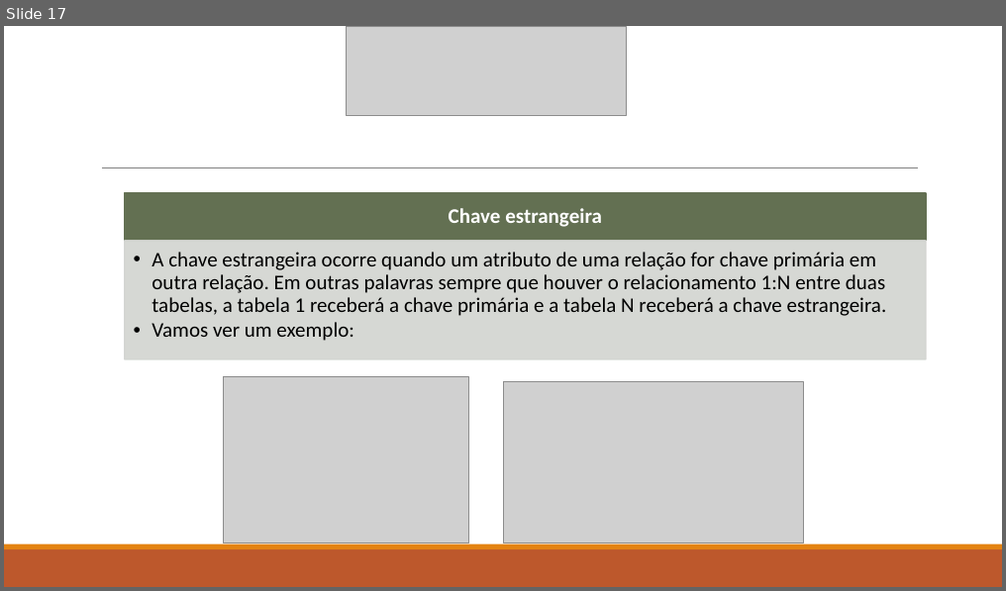
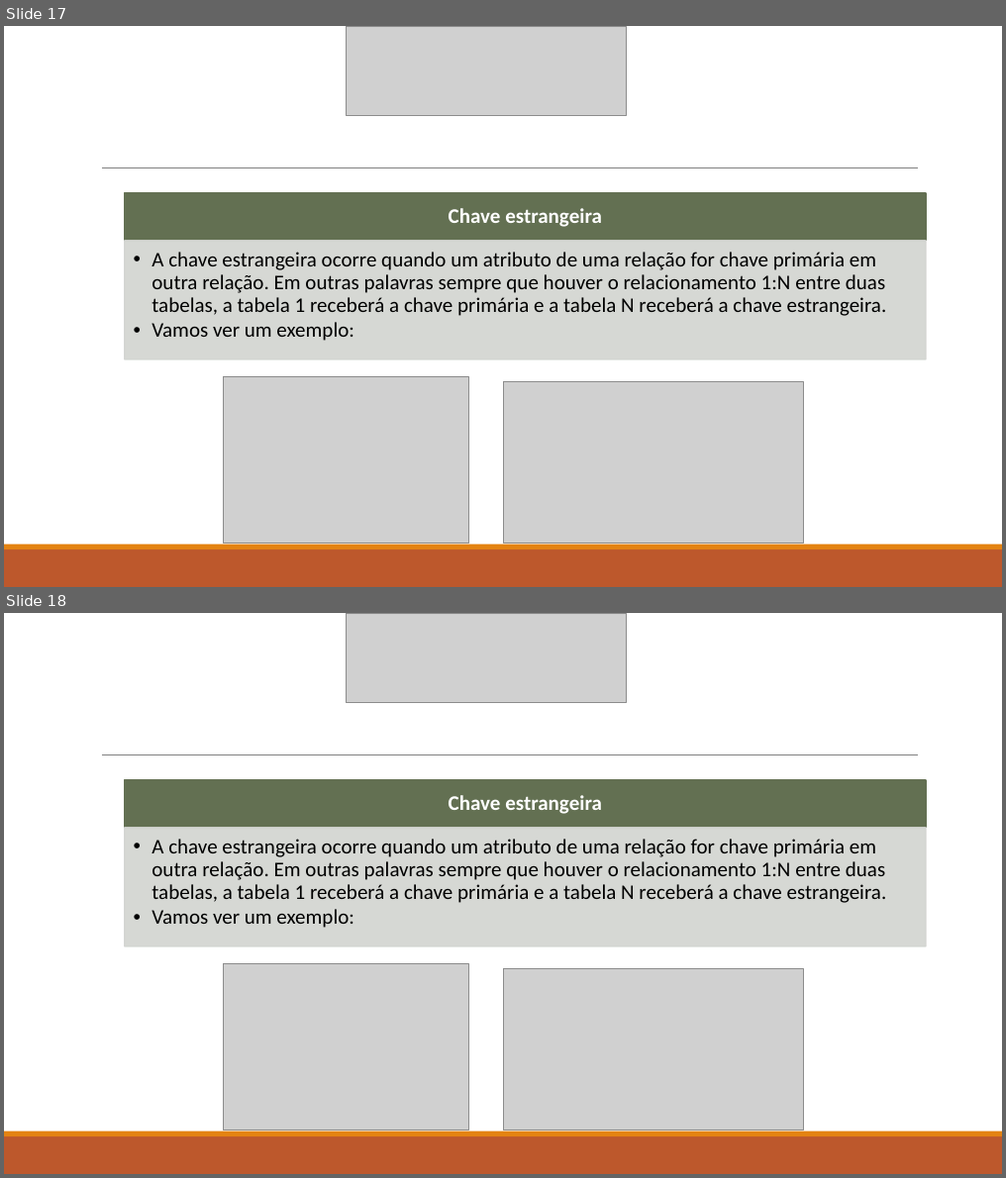
Before and after one commit to thiagosartor/CursoNDDigital, a slide deck: CursoNDDigital/Slides/Unidades/Unidade XII - SGBD - Apresentação.pptx. Shown one above the other, each under a label of ours: slide 17 before the commit, slides 17 and 18 after it. The pictures are 1006x591 and 1006x1178 pixels, drawn with LibreOffice and Linux fonts; fonts in the diff are those of the drawing; grey boxes stand for pictures. Boxes give left, top, right and bottom in pixels: in the first picture for what was removed or moved away, otherwise in the second. Text is boxed around its words. In the diff, an @@ line names an element or a change of style, - is before the commit and + after.

```diff
--- a/CursoNDDigital/Slides/Unidades/Unidade XII - SGBD - Apresentação.pptx
+++ b/CursoNDDigital/Slides/Unidades/Unidade XII - SGBD - Apresentação.pptx
@@ slide 18 added at box(4, 613, 1002, 1174), background #FFFFFF; not listed: 3 template elements that a slide beside it also shows @@
@@ picture added at box(347, 613, 627, 703) @@
@@ group added at box(125, 780, 927, 947): 2 rectangles, 2 texts @@
+Chave estrangeira
+  •• A chave estrangeira ocorre quando um atributo de uma relação for chave primária em outra relação. Em outras palavras sempre que houver o relacionamento 1:N entre duas tabelas, a tabela 1 receberá a chave primária e a tabela N receberá a chave estrangeira.
+  •• Vamos ver um exemplo:
@@ picture added at box(223, 963, 468, 1131) @@
@@ picture added at box(503, 968, 803, 1131) @@
```
Also in this commit, not shown: 2 other files.
